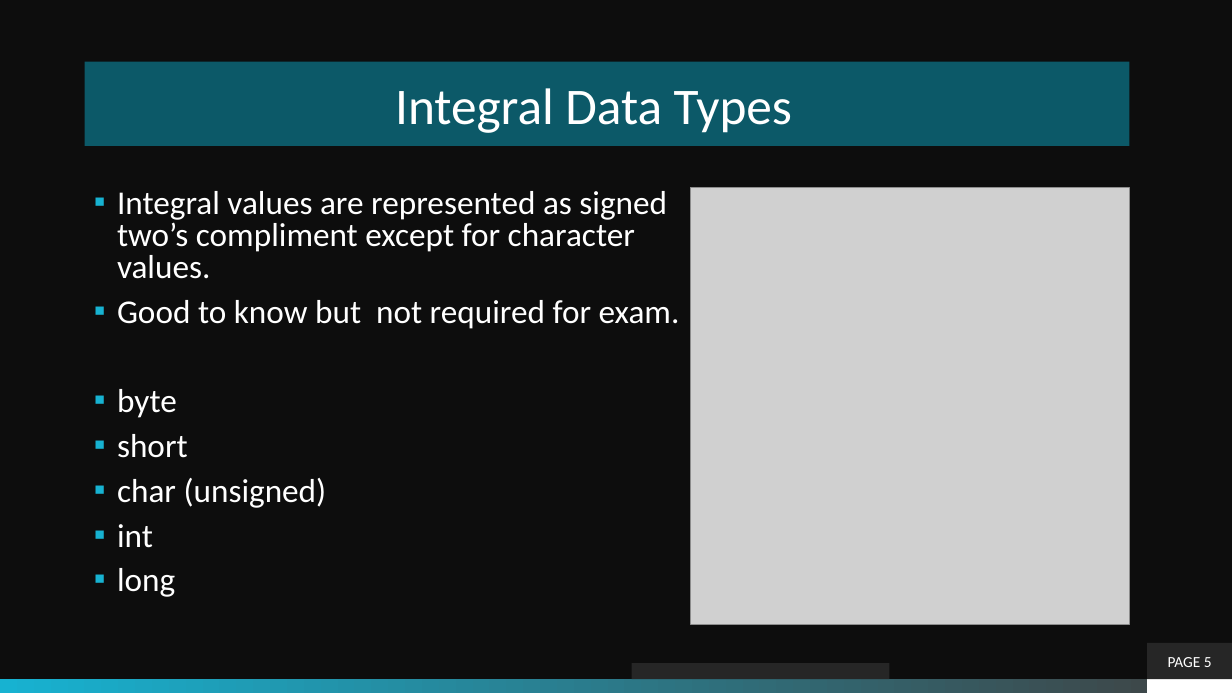
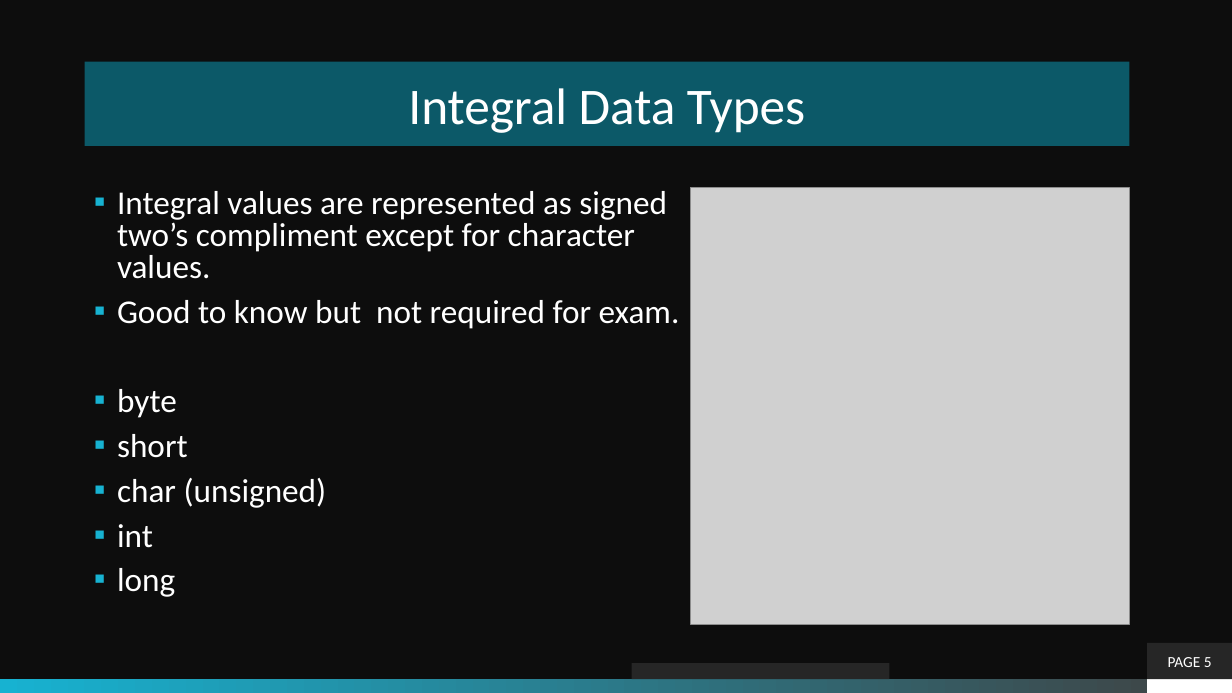
Before and after one commit to theLeonidas/Courses, a slide deck: slide 5 of courseMaterial/Objective-3-Primitives/Data Types [Autosaved].pptx. Drawn at 1232x693 pixels with LibreOffice and Linux fonts; fonts in the diff are those of the drawing; grey boxes stand for pictures; background and template pictures are left out. Boxes give left, top, right and bottom in pixels: in the first picture for what was removed or moved away, otherwise in the second. Text is boxed around its words. In the diff, an @@ line names an element or a change of style, - is before the commit and + after.

```diff
--- a/courseMaterial/Objective-3-Primitives/Data Types [Autosaved].pptx
+++ b/courseMaterial/Objective-3-Primitives/Data Types [Autosaved].pptx
@@ title "Integral Data Types" at <box>85,62,1130,146</box>: alignment left to centre @@
```
Also in this commit, not shown: 12 other slides changed, 17 other files.
